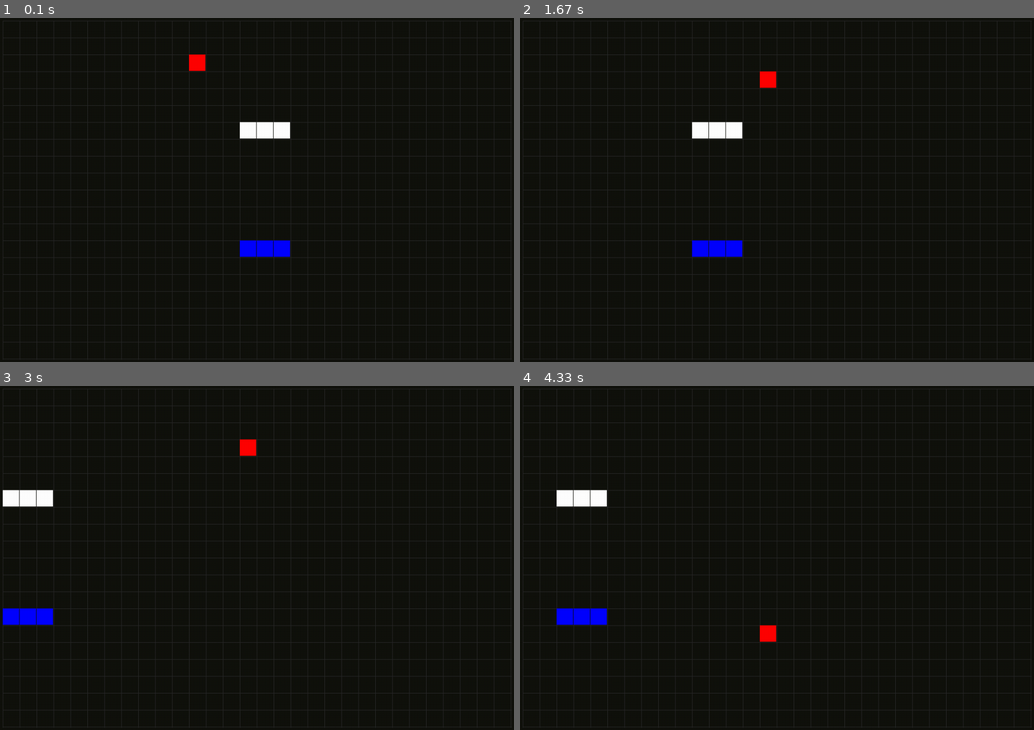
Above: before the commit, frames 1-4 (two rows, left to right).
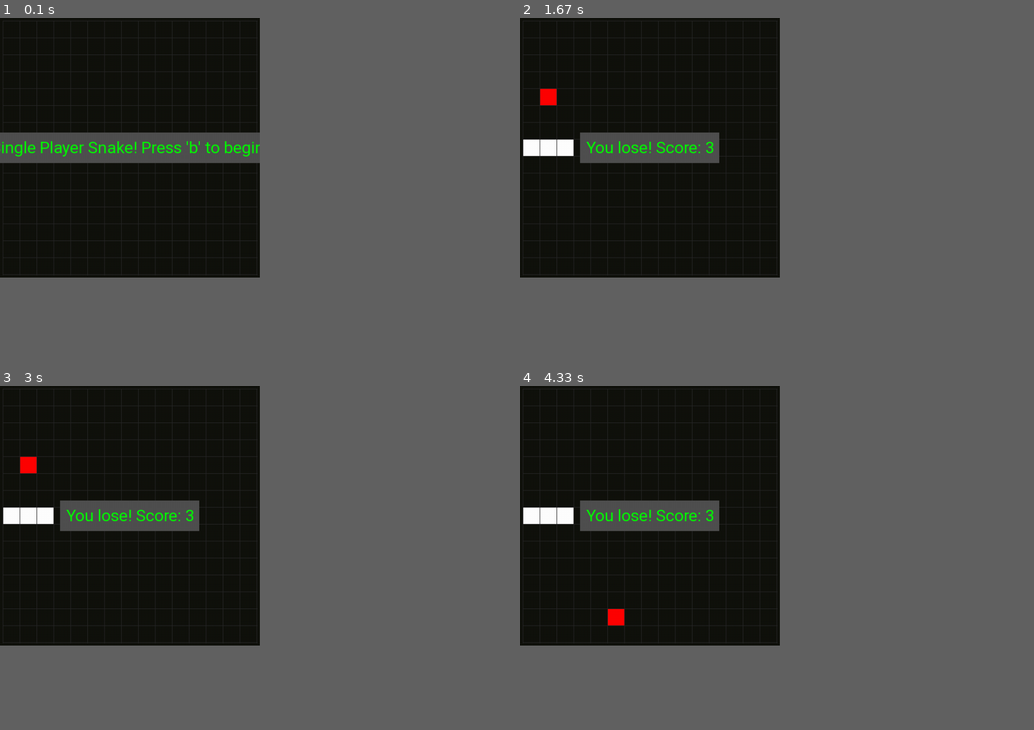
Above: after the commit, the same moments.

Repository: wsh32/AISnake
Game: pygame game, started from src/main.py
The game is run twice, just before and just after one commit, with the same random seed, the same clock (stepped at 60 frames per second) and the same inputs.
Inputs:
- Up to frame 1 (0.1 s): no input
- Up to frame 2 (1.67 s): tap B at 0.33 s; hold Right 0.67-1.13 s; hold R 1.17-1.63 s
- Up to frame 3 (3 s): tap Enter at 1.67 s
- Up to frame 4 (4.33 s): hold R 3.03-3.5 s
The window is 900x603 before the commit and 455x455 after it. Grey fills any space a smaller window leaves; there, only what the larger window draws over its background counts as a difference.

The runs differ from the first frame. In frame 1, 6.3% of the frame differs, in the area x 0-100%, y 0-100%; in frame 2, 4.8%; in frame 3, 4.9%; in frame 4, 4.8%.

Commit message:
4.2.2017 screenshot

Diff:
--- a/src/main.py
+++ b/src/main.py
@@ -9,16 +9,14 @@
 
 
 def single():
-    spui = ui.SinglePlayerUI(20, 15, 30, 1, 5, 10)
-    while True:
-        spui.update()
+    spui = ui.SinglePlayerUI(15, 15, 30, 1, 5, 15)
+    spui.go()
 
 
 def double():
     tpui = ui.TwoPlayerUI(30, 20, 30, 1, 5, 10)
-    while True:
-        tpui.update()
+    tpui.go()
 
 
 if __name__ == '__main__':
-    double()
+    single()
--- a/src/ui.py
+++ b/src/ui.py
@@ -2,7 +2,10 @@
 
 """ui.py: User Interface for the snake"""
 
-import pygame, sys, time
+import sys
+
+import pygame
+
 from snake import *
 
 __author__ = "Wesley Soo-Hoo"
@@ -17,6 +20,7 @@
 GREEN = (0, 255, 0)
 BLUE = (0, 0, 255)
 DARK_GREEN = (0, 155, 0)
+GRAY = (80, 80, 80)
 DARK_GRAY = (40, 40, 40)
 ORANGE = (255, 155, 111)
 
@@ -24,8 +28,12 @@
 GRID_COLOR = DARK_GRAY
 SNAKE_COLOR = WHITE
 APPLE_COLOR = RED
+TEXT_COLOR = GREEN
+BG_TEXT_COLOR = GRAY
 
 SNAKE2_COLOR = BLUE
+
+START = pygame.K_b
 
 UP = pygame.K_UP
 DOWN = pygame.K_DOWN
@@ -62,7 +70,7 @@
         self.fps = fps
         self.fps_clock = pygame.time.Clock()
 
-        self.screen = pygame.display.set_mode((self.window_width, self.window_height), pygame.FULLSCREEN)
+        self.screen = pygame.display.set_mode((self.window_width, self.window_height))
 
     def draw_grid(self):
         for x in range(self.outside_margin, self.window_width, self.segment_size+self.segment_margin):
@@ -74,8 +82,8 @@
 
     def fill_cell(self, x, y, color):
         if 0 <= x < self.cells_width and 0 <= y < self.cells_height:
-            rect_x = x * self.total_segment + self.outside_margin + self.segment_margin - 1
-            rect_y = y * self.total_segment + self.outside_margin + self.segment_margin - 1
+            rect_x = x * self.total_segment + self.outside_margin + self.segment_margin
+            rect_y = y * self.total_segment + self.outside_margin + self.segment_margin
             rectangle = pygame.Rect(rect_x, rect_y, self.segment_size, self.segment_size)
             pygame.draw.rect(self.screen, color, rectangle)
 
@@ -86,12 +94,59 @@
         for i in snake.get_coords():
             self.fill_cell(i.get_x(), i.get_y(), color)
 
+    def draw_text(self, text, border):
+        text = self.font.render(text, True, TEXT_COLOR)
+        text_rect = text.get_rect(center=(self.window_width/2, self.window_height/2))
+
+        bg_rect_x = self.window_width/2 - text.get_rect().width/2 - border
+        bg_rect_y = self.window_height/2 - text.get_rect().height/2 - border
+        bg_rect_w = text.get_rect().width + 2*border
+        bg_rect_h = text.get_rect().height + 2*border
+        rectangle = pygame.Rect(bg_rect_x, bg_rect_y, bg_rect_w, bg_rect_h)
+
+        pygame.draw.rect(self.screen, BG_TEXT_COLOR, rectangle)
+
+        self.screen.blit(text, text_rect)
+        pygame.display.flip()
+
+    def title(self, title):
+        self.screen.fill(BGCOLOR)
+        self.draw_grid()
+        self.draw_text(title, 10)
+
 
 class SinglePlayerUI(GridUI):
     def __init__(self, cells_width, cells_height, segment_size, segment_margin, outside_margin, fps):
         super().__init__(cells_width, cells_height, segment_size, segment_margin, outside_margin, fps)
 
         self.game = SinglePlayerGame(cells_width, cells_height)
+        self.winner = 2
+
+    def go(self):
+        self.title("Single Player Snake! Press 'b' to begin!")
+        while self.winner == 2:
+            for event in pygame.event.get():
+                if event.type == pygame.QUIT: sys.exit(0)
+                elif event.type == pygame.KEYDOWN:
+                    if event.key == START:
+                        self.winner = 0
+        self.play()
+
+    def play(self):
+        self.game = SinglePlayerGame(self.cells_width, self.cells_height)
+        while self.winner == 0:
+            self.update()
+        while self.winner == 1:
+            self.draw_text("You lose! Score: " + str(self.game.get_snake().get_length()), 10)
+            for event in pygame.event.get():
+                if event.type == pygame.QUIT: sys.exit(0)
+                elif event.type == pygame.KEYDOWN:
+                    if event.key == RESET:
+                        self.winner = 0
+                        break
+                    elif event.key == QUIT:
+                        sys.exit(0)
+        self.play()
 
     def update(self):
         # This function should be run every repetition
@@ -116,12 +171,12 @@
                 elif event.key == RIGHT:
                     direction = Direction.RIGHT
 
+        self.draw_apple(self.game.get_apple(), APPLE_COLOR)
+        self.draw_snake(self.game.get_snake(), SNAKE_COLOR)
+
         if not self.game.update(direction):
-            print("YOU DIED")
+            self.winner = 1
         else:
-            self.draw_apple(self.game.get_apple(), APPLE_COLOR)
-            self.draw_snake(self.game.get_snake(), SNAKE_COLOR)
-
             pygame.display.flip()
 
         self.fps_clock.tick(self.fps)
@@ -132,6 +187,32 @@
         super().__init__(cells_width, cells_height, segment_size, segment_margin, outside_margin, fps)
 
         self.game = TwoPlayerGame(cells_width, cells_height)
+        self.winner = 3
+
+    def go(self):
+        while self.winner == 3:
+            self.title("Two Player Snake! Press 'b' to begin!")
+            for event in pygame.event.get():
+                if event.type == pygame.QUIT: sys.exit(0)
+                elif event.type == pygame.KEYDOWN:
+                    if event.key == START:
+                        self.winner = 0
+        self.play()
+
+    def play(self):
+        while self.winner == 0:
+            self.update()
+        while self.winner == 1 or self.winner == 2:
+            self.draw_text("Player " + str(self.winner) + " wins! Press 'r' to play again or press 'q' to quit!", 10)
+            for event in pygame.event.get():
+                if event.type == pygame.QUIT: sys.exit(0)
+                elif event.type == pygame.KEYDOWN:
+                    if event.key == RESET:
+                        self.winner = 0
+                        break
+                    elif event.key == QUIT:
+                        sys.exit(0)
+        self.play()
 
     def update(self):
         # This function should be run every repetition
@@ -164,15 +245,14 @@
                     direction_2 = Direction.LEFT
                 elif event.key == RIGHT2:
                     direction_2 = Direction.RIGHT
-                elif event.key == RESET:
-                    self.game = TwoPlayerGame(self.cells_width, self.cells_height)
 
         if not self.game.update(direction_1, direction_2):
             if self.game.alive_s1 and not self.game.alive_s2:
-                print("Player One Wins")
+                self.winner = 1
             elif self.game.alive_s2 and not self.game.alive_s1:
-                print("Player Two Wins")
+                self.winner = 2
         else:
+            self.winner = 0
             self.draw_apple(self.game.get_apple(), APPLE_COLOR)
             self.draw_snake(self.game.get_snake_1(), SNAKE_COLOR)
             self.draw_snake(self.game.get_snake_2(), SNAKE2_COLOR)
